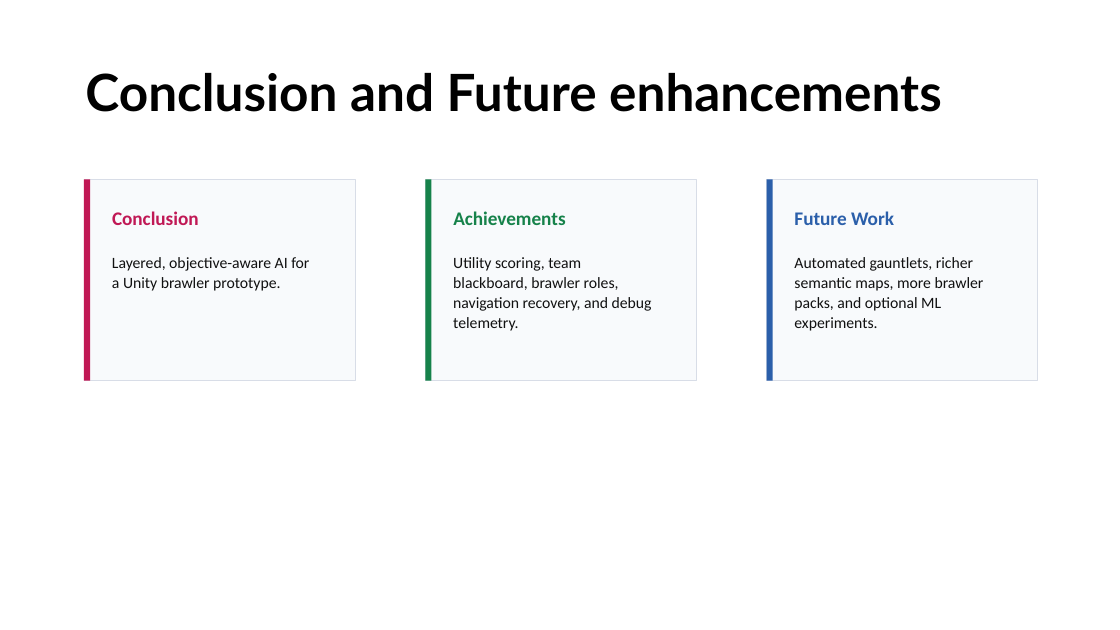
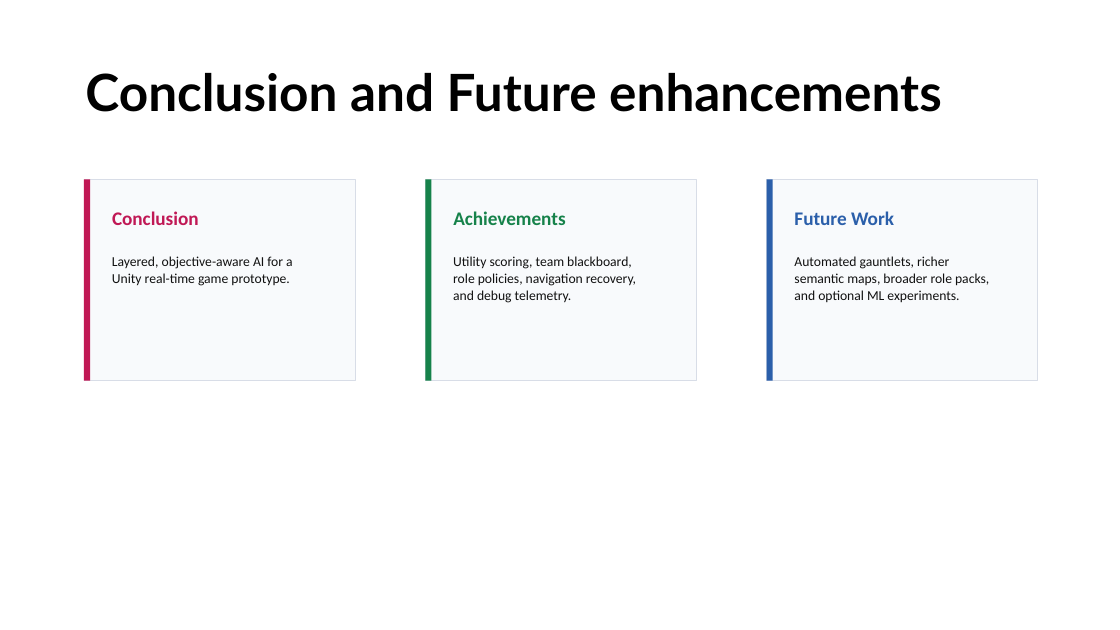
Before and after one commit to godofcoders/Csharp-HighPerf-MOBA-Core, a slide deck: slide 14 of Reports/AdvancedGameAI_FinalPresentation_AA.SC.U3BCA2307092.pptx. Drawn at 1120x630 pixels with LibreOffice and Linux fonts; fonts in the diff are those of the drawing. Boxes give left, top, right and bottom in pixels: in the first picture for what was removed or moved away, otherwise in the second. Text is boxed around its words. In the diff, an @@ line names an element or a change of style, - is before the commit and + after.

```diff
--- a/Reports/AdvancedGameAI_FinalPresentation_AA.SC.U3BCA2307092.pptx
+++ b/Reports/AdvancedGameAI_FinalPresentation_AA.SC.U3BCA2307092.pptx
@@ text at bbox=[112, 256, 293, 286]: text changed; size 13.5 to 11.6 pt @@
-Layered, objective-aware AI for a Unity brawler prototype.
+Layered, objective-aware AI for a Unity real-time game prototype.
@@ text at bbox=[453, 256, 636, 303]: text changed; size 13.5 to 11.6 pt @@
-Utility scoring, team blackboard, brawler roles, navigation recovery, and debug telemetry.
+Utility scoring, team blackboard, role policies, navigation recovery, and debug telemetry.
@@ text at bbox=[794, 256, 989, 302]: text changed; size 13.5 to 11.6 pt @@
-Automated gauntlets, richer semantic maps, more brawler packs, and optional ML experiments.
+Automated gauntlets, richer semantic maps, broader role packs, and optional ML experiments.
```
Also in this commit, not shown: 4 other slides changed, 5 slides added, 5 slides removed, 2 other files.
